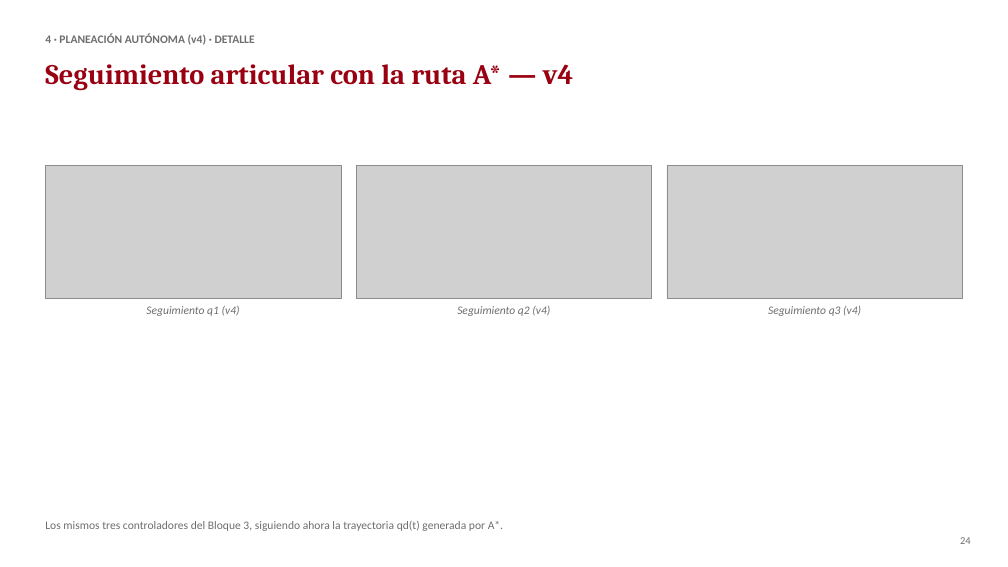
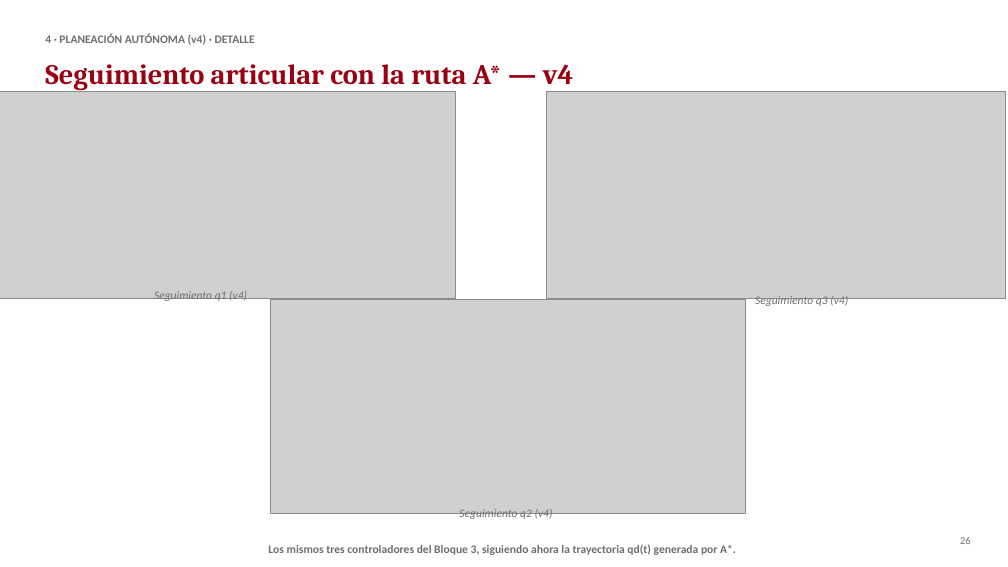
Before and after one commit to webconceptos/Robotica3GDL, a slide deck: slide 26 of 04_presentacion/PPT_Trabajo_Final_Robot_3GDL.pptx (slide 24 before the commit). Drawn at 1008x567 pixels with LibreOffice and Linux fonts; fonts in the diff are those of the drawing; grey boxes stand for pictures. Boxes give left, top, right and bottom in pixels: in the first picture for what was removed or moved away, otherwise in the second. Text is boxed around its words. In the diff, an @@ line names an element or a change of style, - is before the commit and + after.

```diff
--- a/04_presentacion/PPT_Trabajo_Final_Robot_3GDL.pptx
+++ b/04_presentacion/PPT_Trabajo_Final_Robot_3GDL.pptx
@@ picture: place and size @@
-picture at box(45, 166, 341, 299)
+picture at box(0, 91, 456, 299)
@@ picture: place and size @@
-picture at box(667, 166, 963, 299)
+picture at box(547, 91, 1006, 299)
@@ text "Seguimiento q1 (v4)": place and size @@
-text "Seguimiento q1 (v4)" at box(146, 306, 240, 316)
+text "Seguimiento q1 (v4)" at box(154, 291, 247, 303)
@@ picture: place and size @@
-picture at box(356, 166, 652, 299)
+picture at box(271, 299, 746, 513)
@@ text "Seguimiento q3 (v4)": place and size @@
-text "Seguimiento q3 (v4)" at box(768, 306, 861, 316)
+text "Seguimiento q3 (v4)" at box(755, 296, 848, 308)
@@ text "Seguimiento q2 (v4)": place and size @@
-text "Seguimiento q2 (v4)" at box(457, 306, 550, 316)
+text "Seguimiento q2 (v4)" at box(459, 509, 553, 520)
@@ text at box(960, 537, 971, 544): text changed @@
-24
+26
@@ text "Los mismos tres controladores del ...": place and size @@
-text "Los mismos tres controladores del ..." at box(45, 521, 503, 531)
+text "Los mismos tres controladores del ..." at box(268, 544, 736, 555)
@@ text "Los mismos tres controladores del ..." at box(268, 544, 736, 555): bold on; alignment left to centre @@
```
Also in this commit, not shown: 24 other slides changed, 3 slides added, 1 other file.
